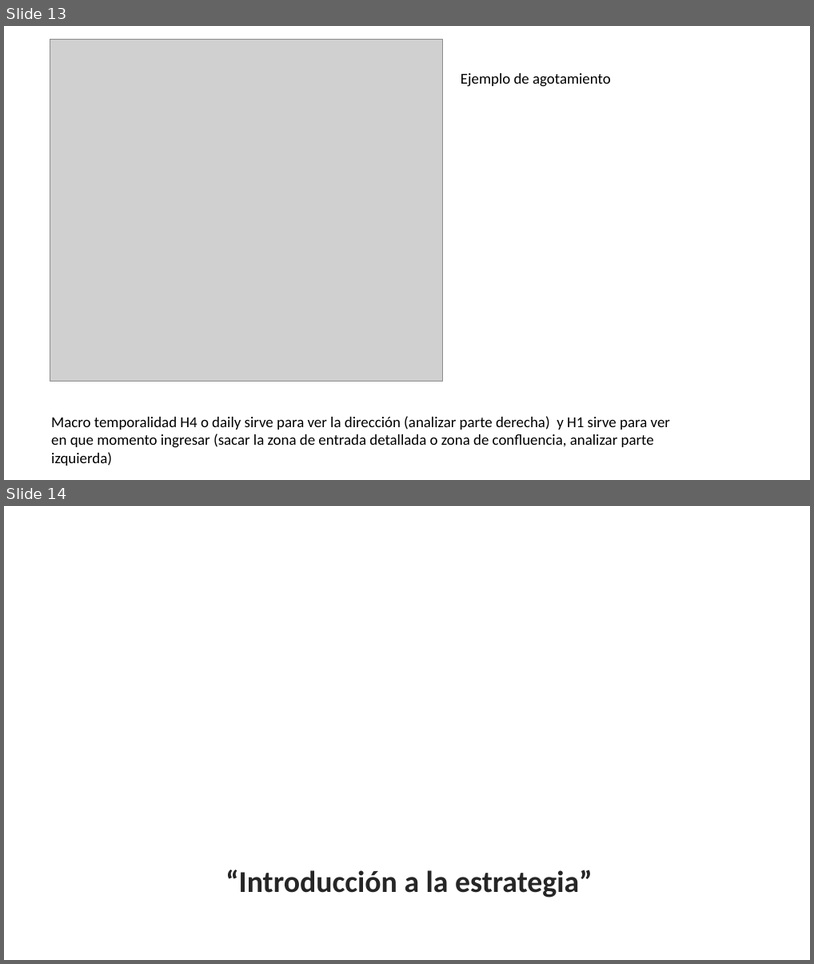
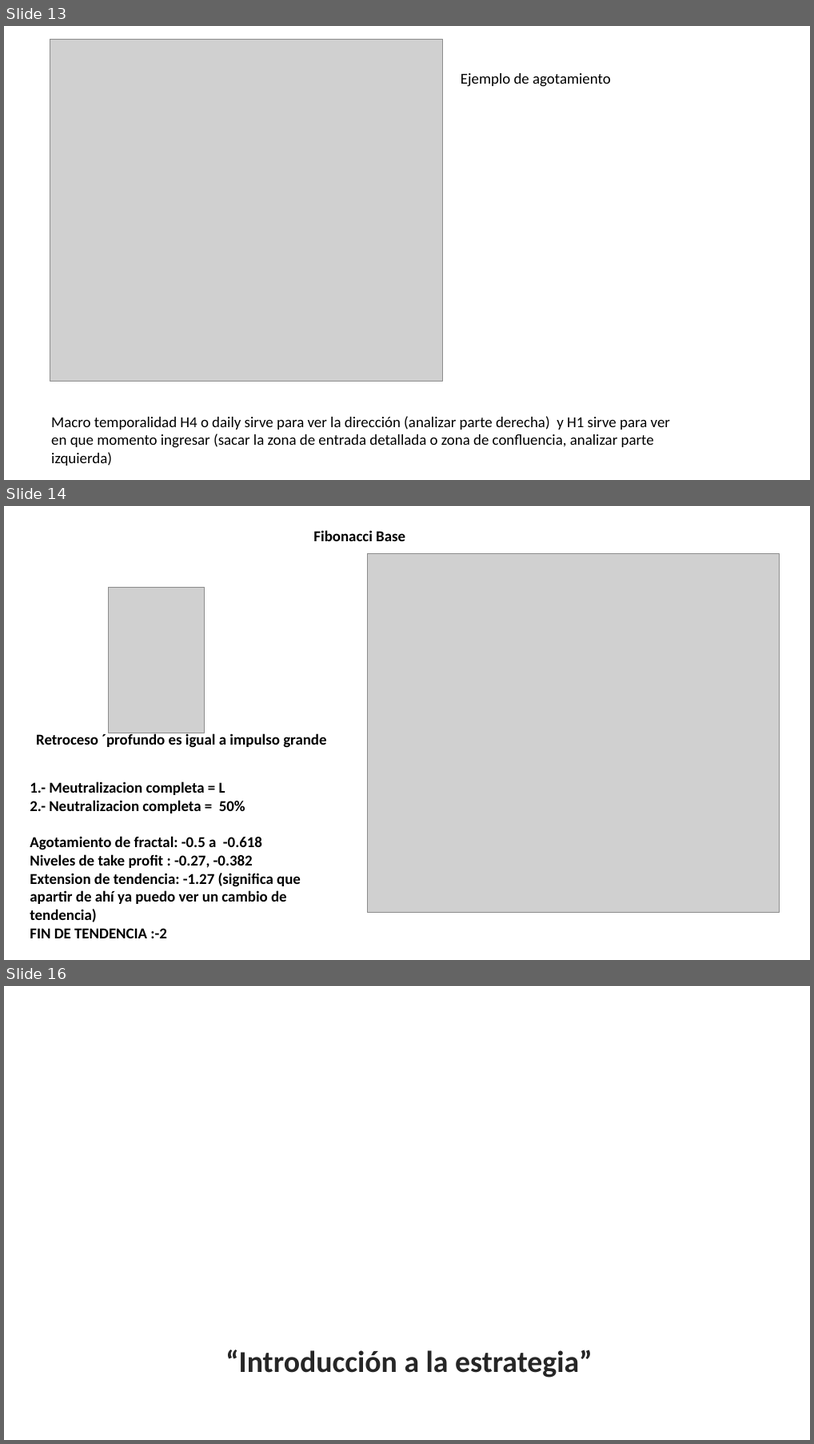
Before and after one commit to Edd1eware/Yields_Academy, a slide deck: Manual_YIELDS_ACADEMY.pptx. Shown one above the other, each under a label of ours: slides 13 and 14 before the commit, slides 13, 14 and 16 after it; the slides between them are not shown. The pictures are 814x964 and 814x1444 pixels, drawn with LibreOffice and Linux fonts; fonts in the diff are those of the drawing; grey boxes stand for pictures; background and template pictures are left out. Boxes give left, top, right and bottom in pixels: in the first picture for what was removed or moved away, otherwise in the second. Text is boxed around its words. In the diff, an @@ line names an element or a change of style, - is before the commit and + after.

Commit message:
Fibonacci base

```diff
--- a/Manual_YIELDS_ACADEMY.pptx
+++ b/Manual_YIELDS_ACADEMY.pptx
@@ slide 14 added at (x1=4, y1=506, x2=810, y2=960), background #FFFFFF @@
@@ text added at (x1=314, y1=530, x2=406, y2=541), 18 pt, text #000000, bold @@
+Fibonacci Base
@@ picture added at (x1=367, y1=553, x2=779, y2=912) @@
@@ picture added at (x1=108, y1=587, x2=204, y2=733) @@
@@ text added at (x1=36, y1=732, x2=326, y2=748), 18 pt, text #000000, bold @@
+Retroceso ´profundo es igual a impulso grande
@@ text added at (x1=30, y1=781, x2=301, y2=938), 18 pt, text #000000, bold @@
+1.- Meutralizacion completa = L
+2.- Neutralizacion completa = 50%
+Agotamiento de fractal: -0.5 a -0.618
+Niveles de take profit : -0.27, -0.382
+Extension de tendencia: -1.27 (significa que apartir de ahí ya puedo ver un cambio de tendencia)
+FIN DE TENDENCIA :-2
@@ what was slide 14 is now slide 16 @@
```
Also in this commit, not shown: 1 other slide added.
